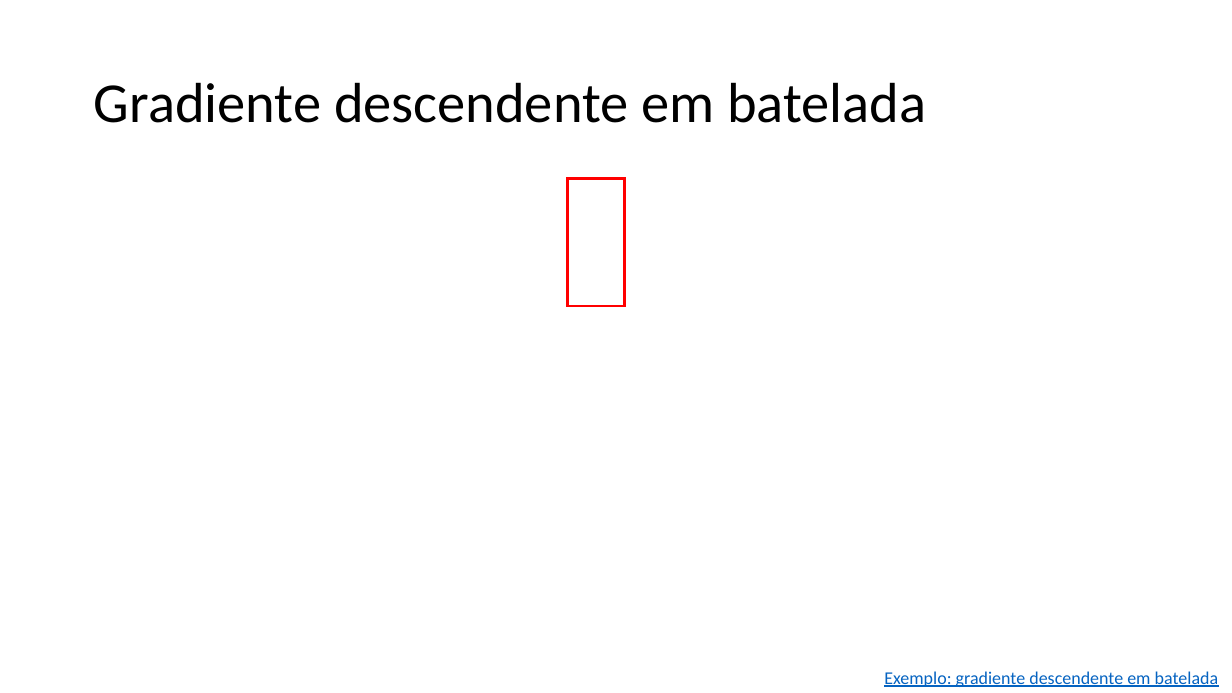
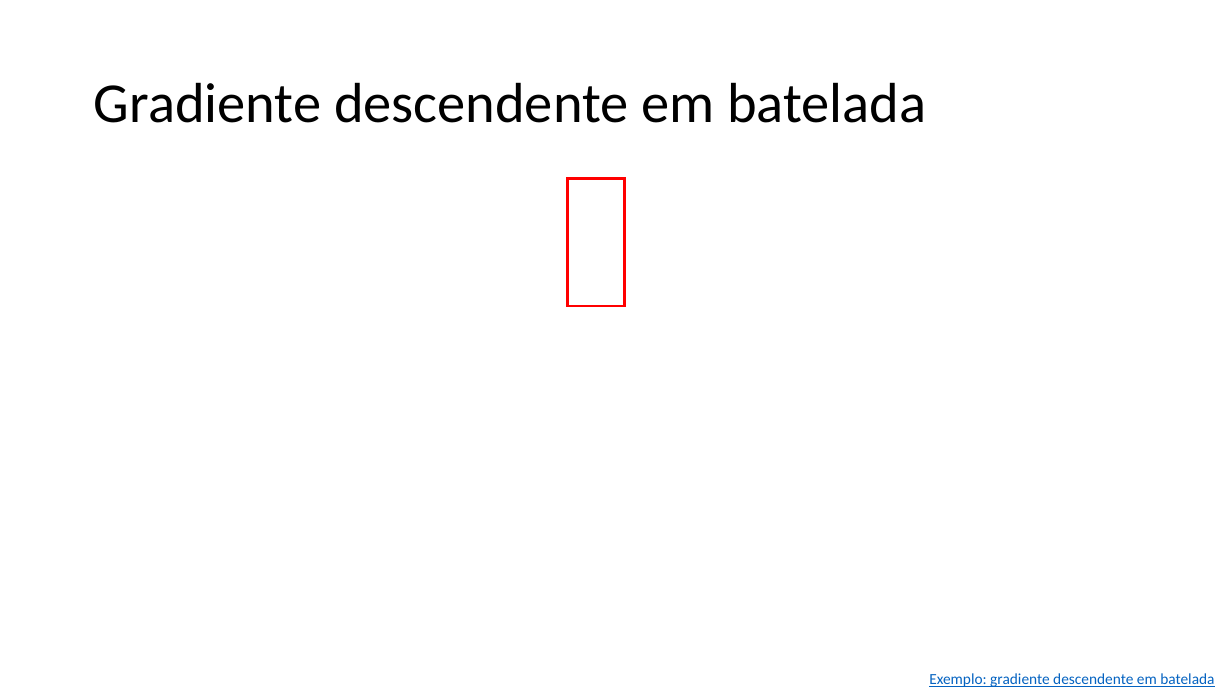
Before and after one commit to zz4fap/t319_aprendizado_de_maquina, a slide deck: slide 26 of slides/T319_Regressão_Linear (Parte II).pptx. Drawn at 1232x693 pixels with LibreOffice and Linux fonts; fonts in the diff are those of the drawing; grey boxes stand for pictures. Boxes give left, top, right and bottom in pixels: in the first picture for what was removed or moved away, otherwise in the second. Text is boxed around its words. In the diff, an @@ line names an element or a change of style, - is before the commit and + after.

```diff
--- a/slides/T319_Regressão_Linear (Parte II).pptx
+++ b/slides/T319_Regressão_Linear (Parte II).pptx
@@ text "Exemplo: gradiente descendente em batelada" moved from (x1=884, y1=671, x2=1218, y2=687) to (x1=929, y1=673, x2=1214, y2=687) @@
@@ text "Exemplo: gradiente descendente em batelada" at (x1=929, y1=673, x2=1214, y2=687): size 14 to 12 pt @@
```
Also in this commit, not shown: 4 other slides changed, 1 other file.
